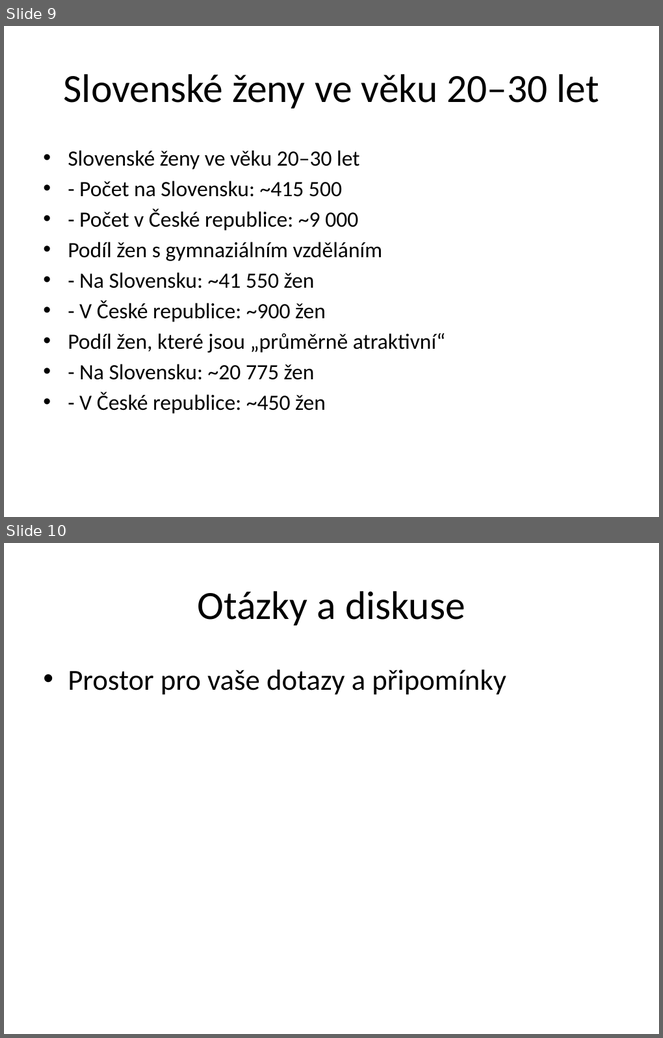
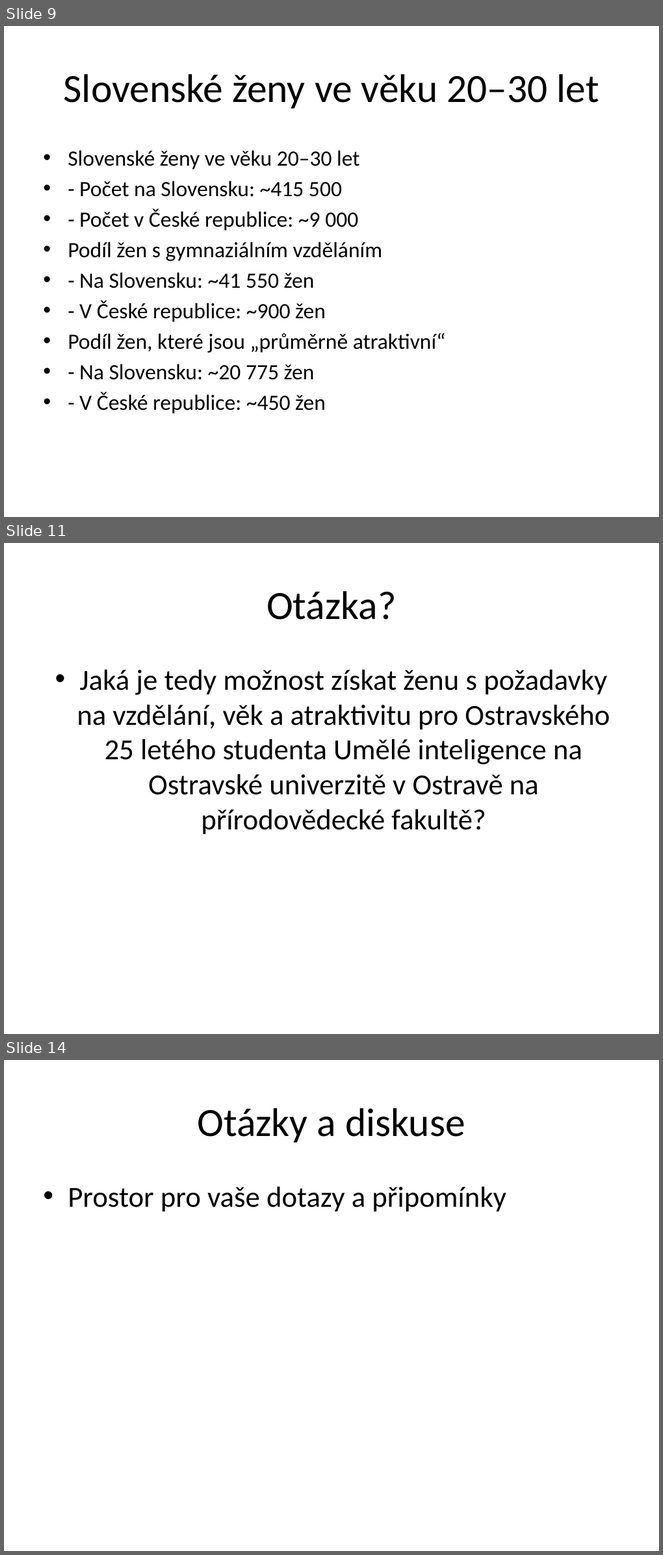
Before and after one commit to VelkaSunka/Slovakian_woman_propability, a slide deck: demograficka_analyza_slovensko.pptx. Shown one above the other, each under a label of ours: slides 9 and 10 before the commit, slides 9, 11 and 14 after it; the slides between them are not shown. The pictures are 663x1038 and 663x1555 pixels, drawn with LibreOffice and Linux fonts; fonts in the diff are those of the drawing. Boxes give left, top, right and bottom in pixels: in the first picture for what was removed or moved away, otherwise in the second. Text is boxed around its words. In the diff, an @@ line names an element or a change of style, - is before the commit and + after.

```diff
--- a/demograficka_analyza_slovensko.pptx
+++ b/demograficka_analyza_slovensko.pptx
@@ slide 11 added at (x1=4, y1=543, x2=659, y2=1034), background #FFFFFF @@
@@ title added at (x1=267, y1=591, x2=396, y2=620), 44 pt, text #000000 @@
+Otázka?
@@ text added at (x1=77, y1=670, x2=610, y2=835), 32 pt, text #000000 @@
+• Jaká je tedy možnost získat ženu s požadavky na vzdělání, věk a atraktivitu pro Ostravského 25 letého studenta Umělé inteligence na Ostravské univerzitě v Ostravě na přírodovědecké fakultě?
@@ what was slide 10 is now slide 14 @@
```
Also in this commit, not shown: 3 other slides added.
